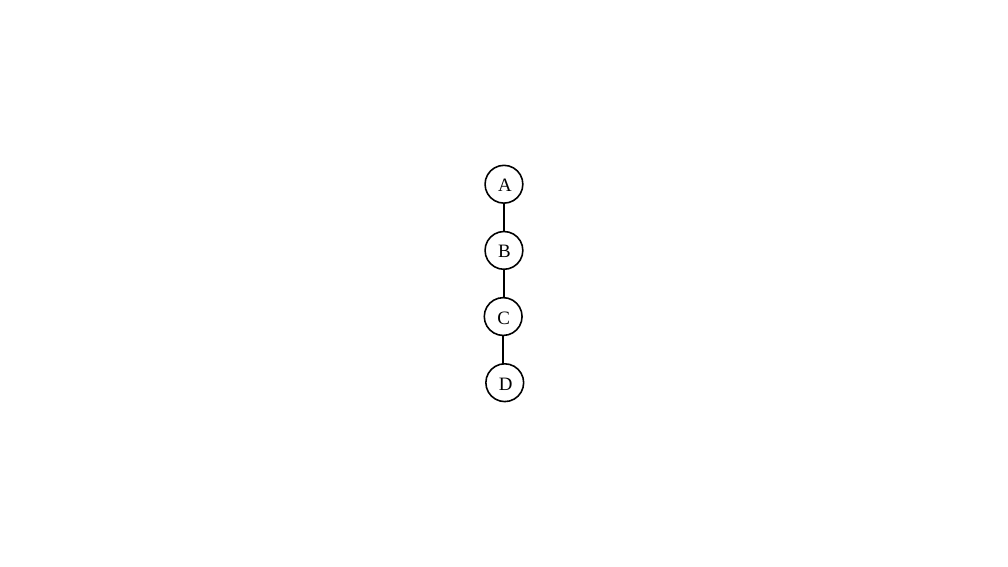
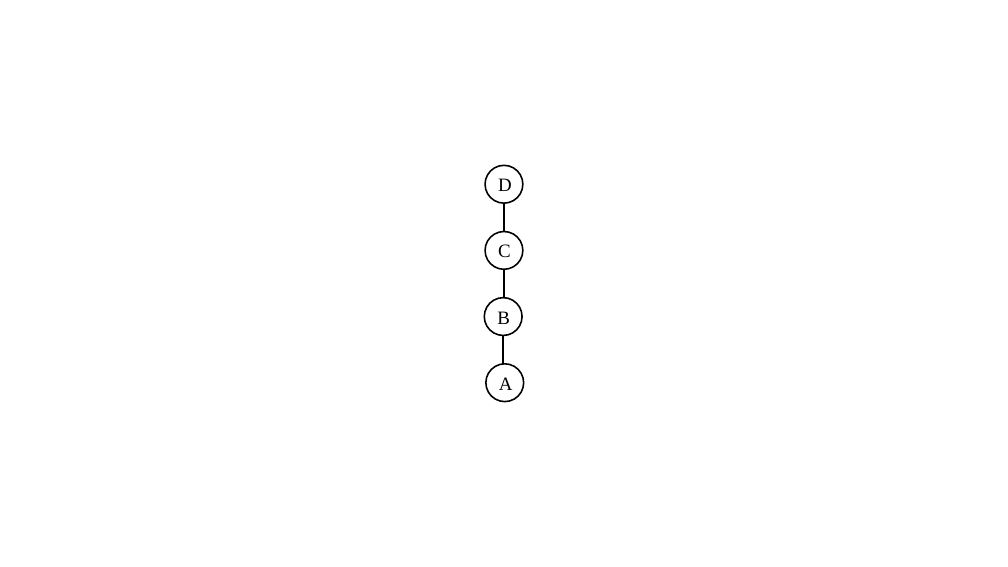
Before and after one commit to kavitshah8/thesis-, a slide deck: slide 7 of images/pics.pptx. Drawn at 1008x567 pixels with LibreOffice and Linux fonts; fonts in the diff are those of the drawing. Boxes give left, top, right and bottom in pixels: in the first picture for what was removed or moved away, otherwise in the second. Text is boxed around its words. In the diff, an @@ line names an element or a change of style, - is before the commit and + after.

```diff
--- a/images/pics.pptx
+++ b/images/pics.pptx
@@ text in ellipse at box(498, 178, 512, 191): text changed @@
-A
+D
@@ ellipse "C": place and size @@
-ellipse "C" at box(485, 298, 523, 336)
+ellipse "C" at box(485, 231, 523, 269)
@@ ellipse "B": place and size @@
-ellipse "B" at box(485, 231, 523, 269)
+ellipse "B" at box(485, 298, 523, 336)
@@ text in ellipse at box(499, 377, 513, 390): text changed @@
-D
+A
```
Also in this commit, not shown: 3 other files.
